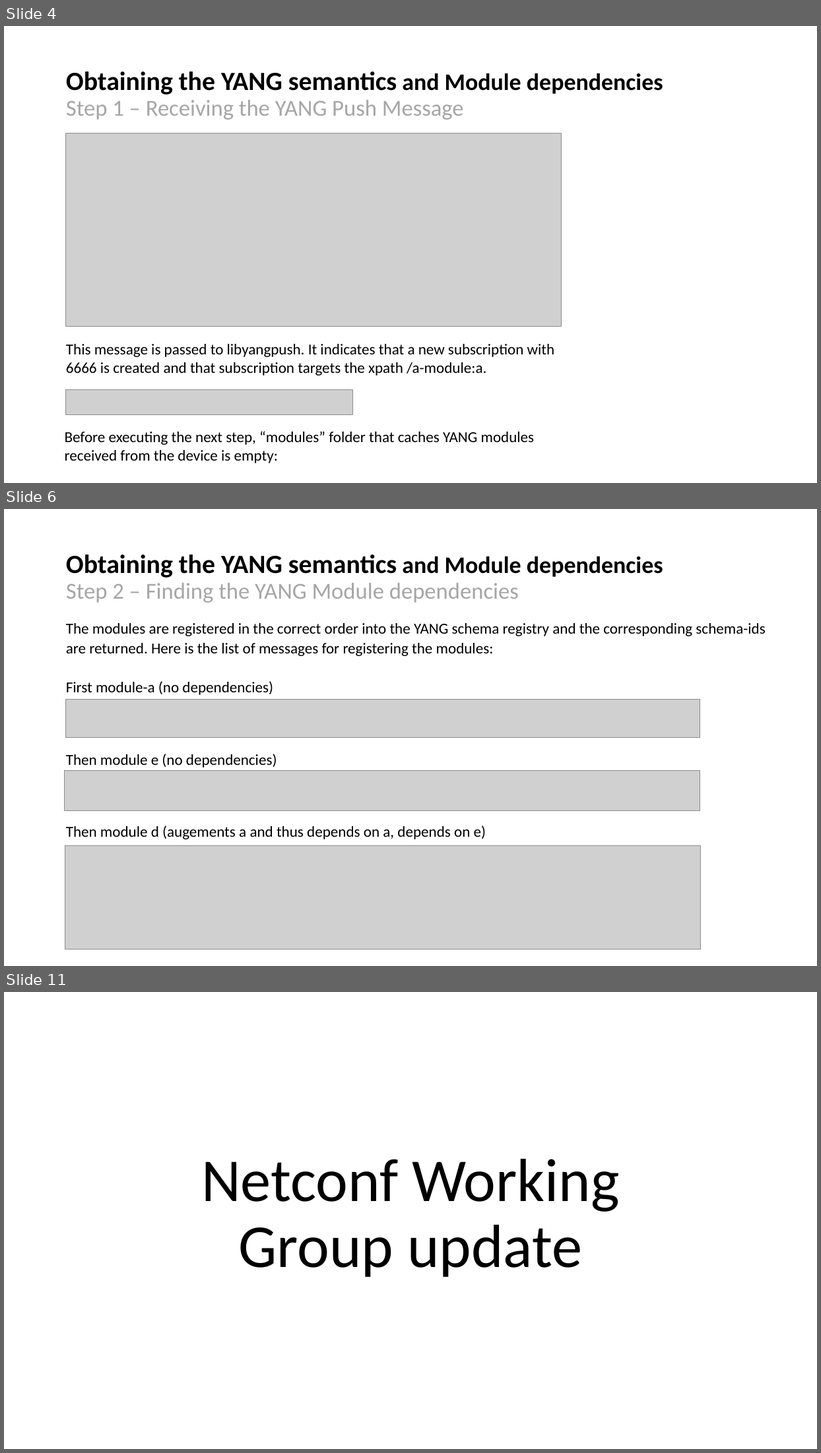
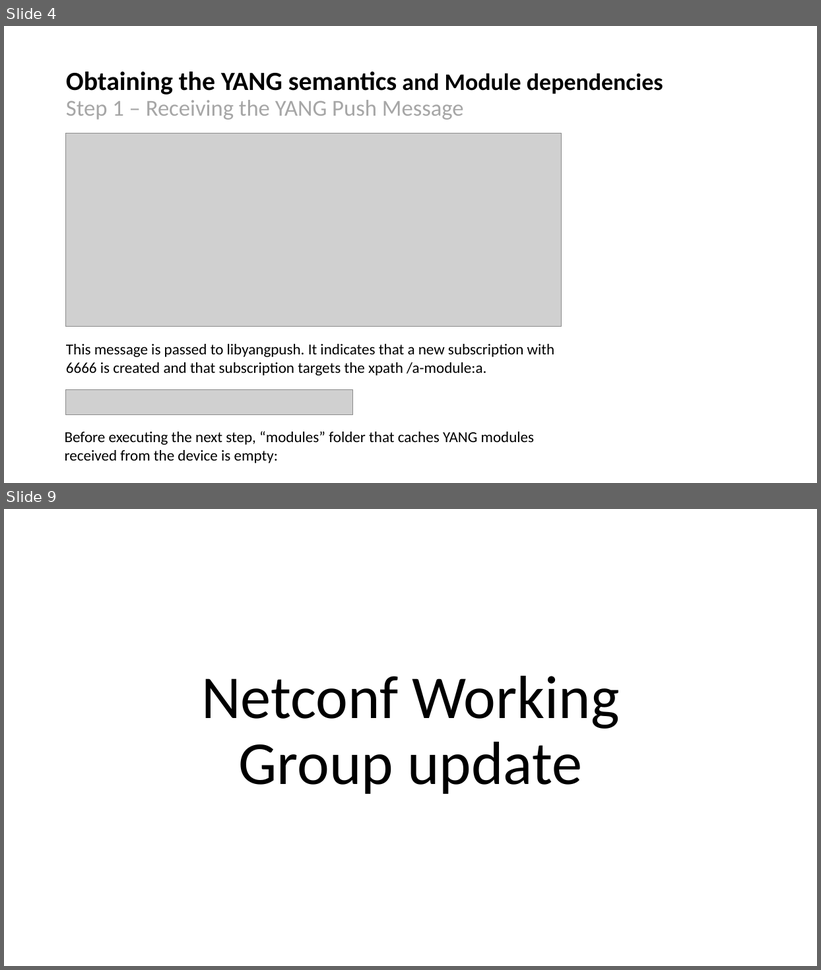
Before and after one commit to network-analytics/ietf-network-analytics-document-status, a slide deck: 117/Side-Meetings/ietf117-netconf-yang-push-data-mesh-integration.pptx. Shown one above the other, each under a label of ours: slides 4, 6 and 11 before the commit, slides 4 and 9 after it; the slides between them are not shown. The pictures are 821x1453 and 821x970 pixels, drawn with LibreOffice and Linux fonts; fonts in the diff are those of the drawing; grey boxes stand for pictures. Boxes give left, top, right and bottom in pixels: in the first picture for what was removed or moved away, otherwise in the second. Text is boxed around its words. In the diff, an @@ line names an element or a change of style, - is before the commit and + after.

```diff
--- a/117/Side-Meetings/ietf117-netconf-yang-push-data-mesh-integration.pptx
+++ b/117/Side-Meetings/ietf117-netconf-yang-push-data-mesh-integration.pptx
@@ slide 6 removed at <box>4,509,817,966</box>, background #FFFFFF @@
@@ text removed at <box>66,555,663,603</box> @@
-Obtaining the YANG semantics and Module dependencies
-Step 2 – Finding the YANG Module dependencies
@@ text removed at <box>66,623,765,695</box> @@
-The modules are registered in the correct order into the YANG schema registry and the corresponding schema-ids are returned. Here is the list of messages for registering the modules:
-First module-a (no dependencies)
@@ picture removed at <box>65,699,700,738</box> @@
@@ text removed at <box>66,754,277,768</box> @@
-Then module e (no dependencies)
@@ picture removed at <box>64,770,700,811</box> @@
@@ text removed at <box>66,826,486,840</box> @@
-Then module d (augements a and thus depends on a, depends on e)
@@ picture removed at <box>65,846,701,950</box> @@
@@ what was slide 11 is now slide 9 @@
```
Also in this commit, not shown: 4 slides changed, 2 slides added, 3 other slides removed, 1 other file.
